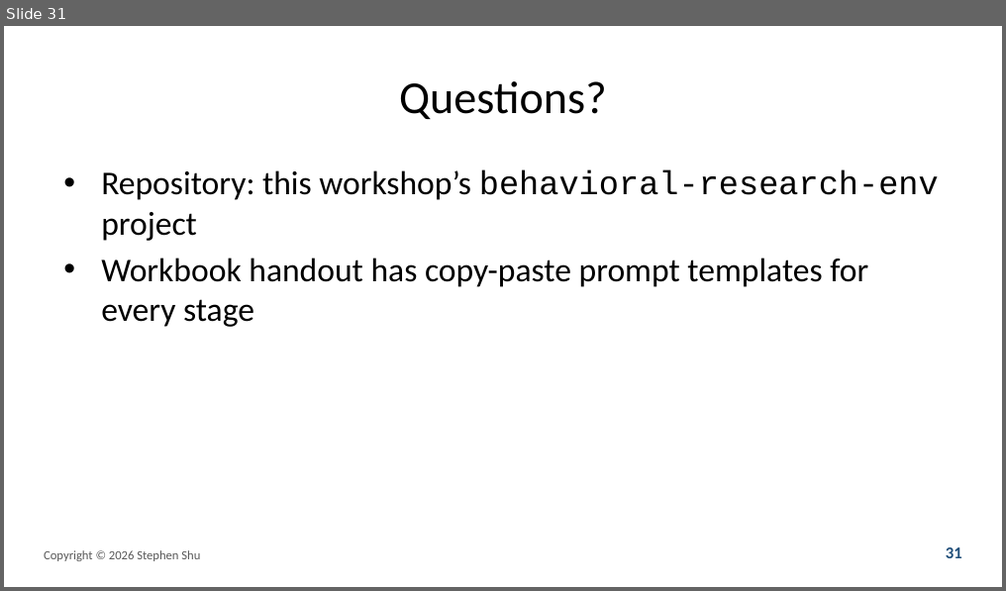
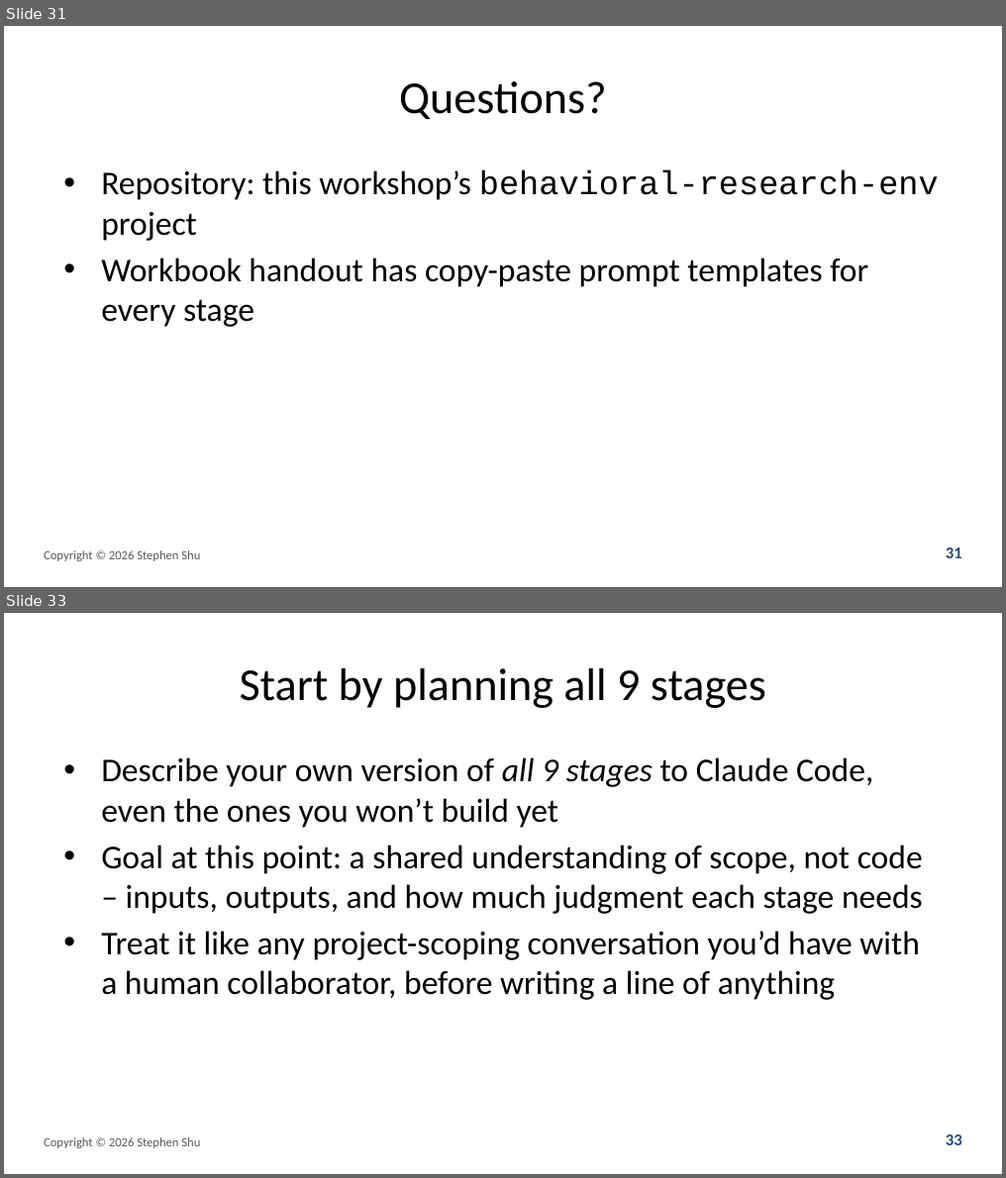
Before and after one commit to prof-stephenshu/behavioral-research-env, a slide deck: presentations/2026-workshop/slides.pptx. Shown one above the other, each under a label of ours: slide 31 before the commit, slides 31 and 33 after it; the slides between them are not shown. The pictures are 1006x591 and 1006x1178 pixels, drawn with LibreOffice and Linux fonts; fonts in the diff are those of the drawing. Boxes give left, top, right and bottom in pixels: in the first picture for what was removed or moved away, otherwise in the second. Text is boxed around its words. In the diff, an @@ line names an element or a change of style, - is before the commit and + after.

Commit message:
Add appendix on bootstrapping your own N-stage workflow
Adds a 7-slide appendix to the deck and a matching Section 7 to the
workbook, aimed at someone who wants to set up this kind of workflow
for a different research topic from a bare repository (this project
already has the Stage 3/4/5/7 skills; a new user would not).

Content walks through the planning process itself rather than just
skill-file syntax: (1) plan all 9 stages with Claude Code before
building anything, (2) make an explicit scoping call about which
stages to build first based on how well-specified their inputs and
outputs are, (3) a concrete bootstrap prompt for drafting a new
SKILL.md from an existing one as a style reference, (4) validate on a
tiny throwaway example before scaling, and (5) a tie-back noting this
project itself later expanded from Stages 3-4 to include 5 and 7 once
validated, rather than stopping there.

New roadmap_diagram.png (via make_roadmap_diagram.py, adapted from the
existing pipeline diagram script) visualizes the three-tier call:
build now (3, 4), build next (5, 7), reserved (1, 2, 6, 8, 9). Used in
both the slide appendix and the workbook appendix.

Also added a one-line pointer from workbook Section 3 to the new
Section 7, for readers who don't yet have the skill files it assumes.

```diff
--- a/presentations/2026-workshop/slides.pptx
+++ b/presentations/2026-workshop/slides.pptx
@@ slide 33 added at (4, 613, 1002, 1174), background #FFFFFF @@
@@ title added at (240, 668, 766, 708), 33 pt, text #000000 @@
+Start by planning all 9 stages
@@ text added at (101, 758, 923, 1000), 24 pt, text #000000 @@
+• Describe your own version of all 9 stages to Claude Code, even the ones you won’t build yet
+• Goal at this point: a shared understanding of scope, not code – inputs, outputs, and how much judgment each stage needs
+• Treat it like any project-scoping conversation you’d have with a human collaborator, before writing a line of anything
@@ text added at (44, 1138, 200, 1149), 9 pt, text #595959 @@
+Copyright © 2026 Stephen Shu
@@ text added at (945, 1135, 962, 1146), 12 pt, text #1F4E79, bold @@
+33
```
Also in this commit, not shown: 6 other slides added, 5 other files.
